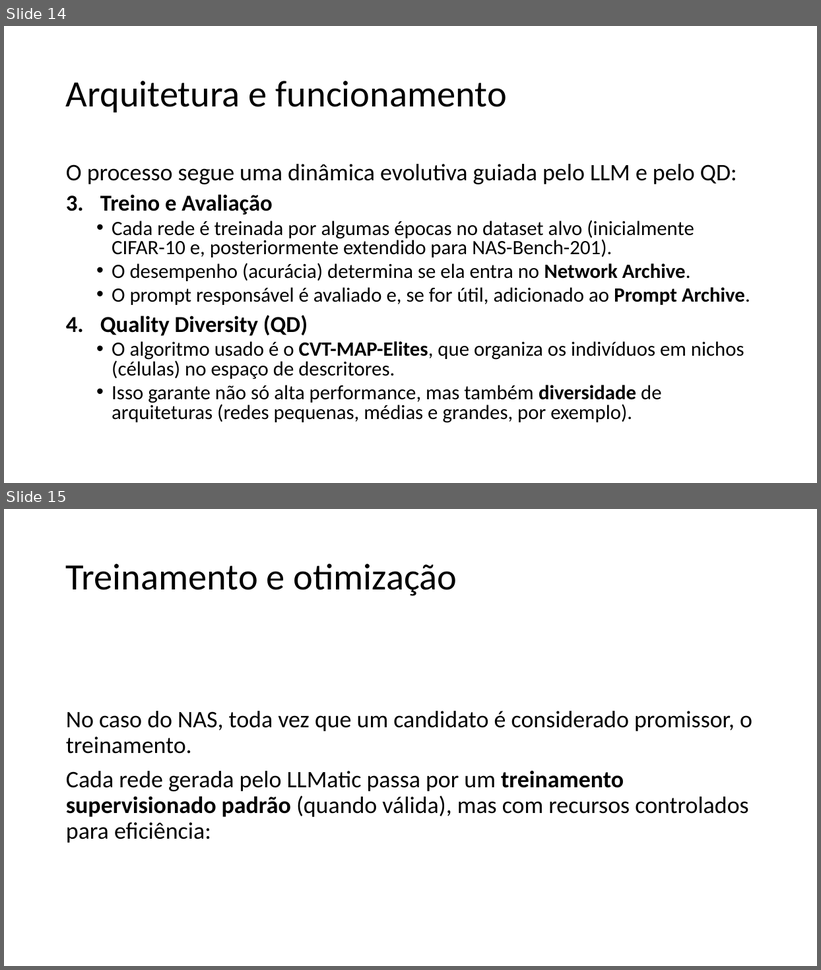
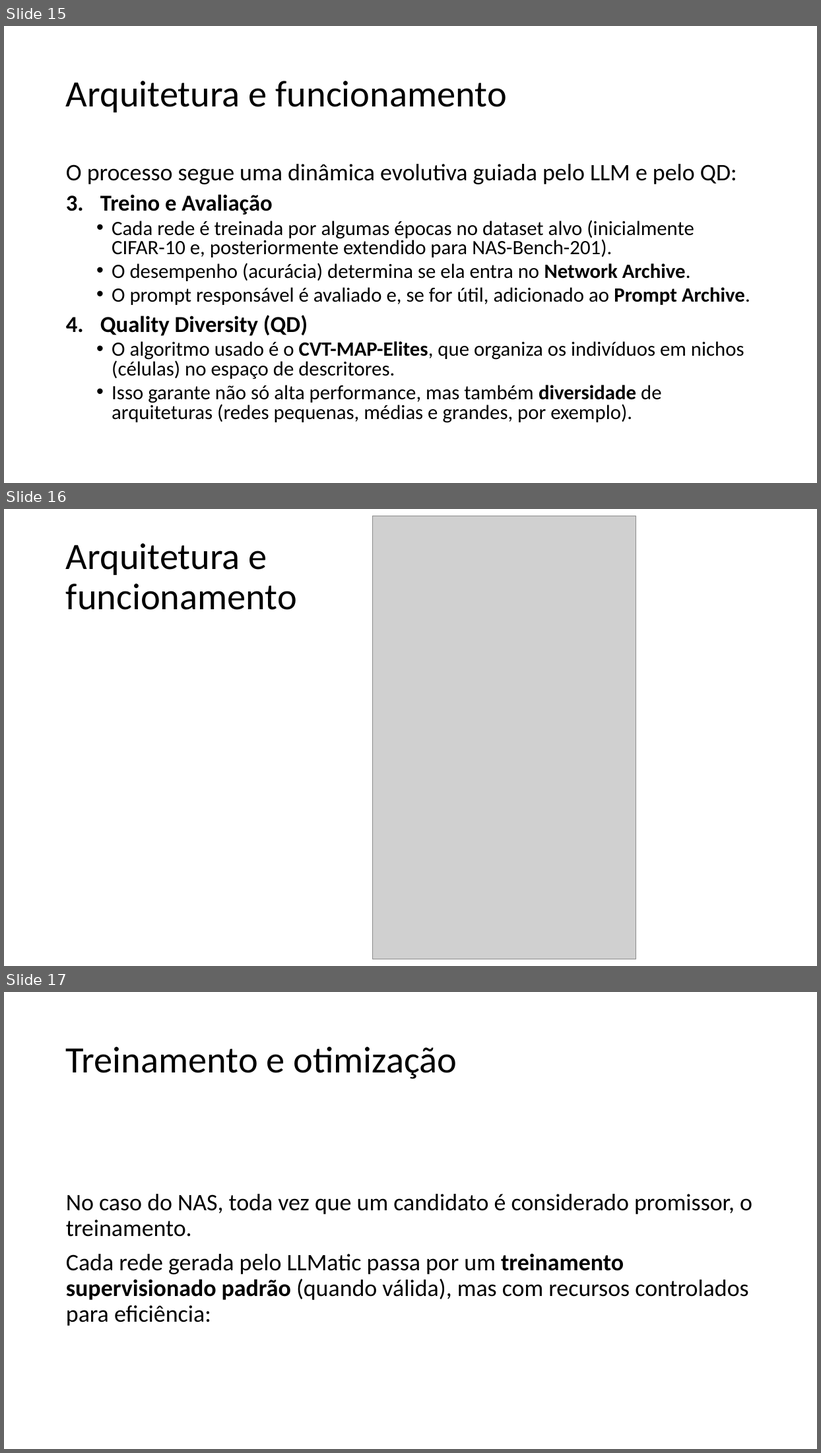
Before and after one commit to guerrato/guerrato_967_tp558, a slide deck: seminarios/TP558_LLM_QD.pptx. Shown one above the other, each under a label of ours: slides 14 and 15 before the commit, slides 15, 16 and 17 after it. The pictures are 821x970 and 821x1453 pixels, drawn with LibreOffice and Linux fonts; fonts in the diff are those of the drawing; grey boxes stand for pictures. Boxes give left, top, right and bottom in pixels: in the first picture for what was removed or moved away, otherwise in the second. Text is boxed around its words. In the diff, an @@ line names an element or a change of style, - is before the commit and + after.

Commit message:
Update presentation

```diff
--- a/seminarios/TP558_LLM_QD.pptx
+++ b/seminarios/TP558_LLM_QD.pptx
@@ slide 16 added at box(4, 509, 817, 966), background #FFFFFF @@
@@ picture added at box(372, 516, 636, 960) @@
@@ title added at box(66, 543, 297, 610), 44 pt, text #000000 @@
+Arquitetura e
+funcionamento
@@ what was slide 14 is now slide 15 @@
@@ what was slide 15 is now slide 17 @@
```
Also in this commit, not shown: 2 other slides added, 1 other file.
